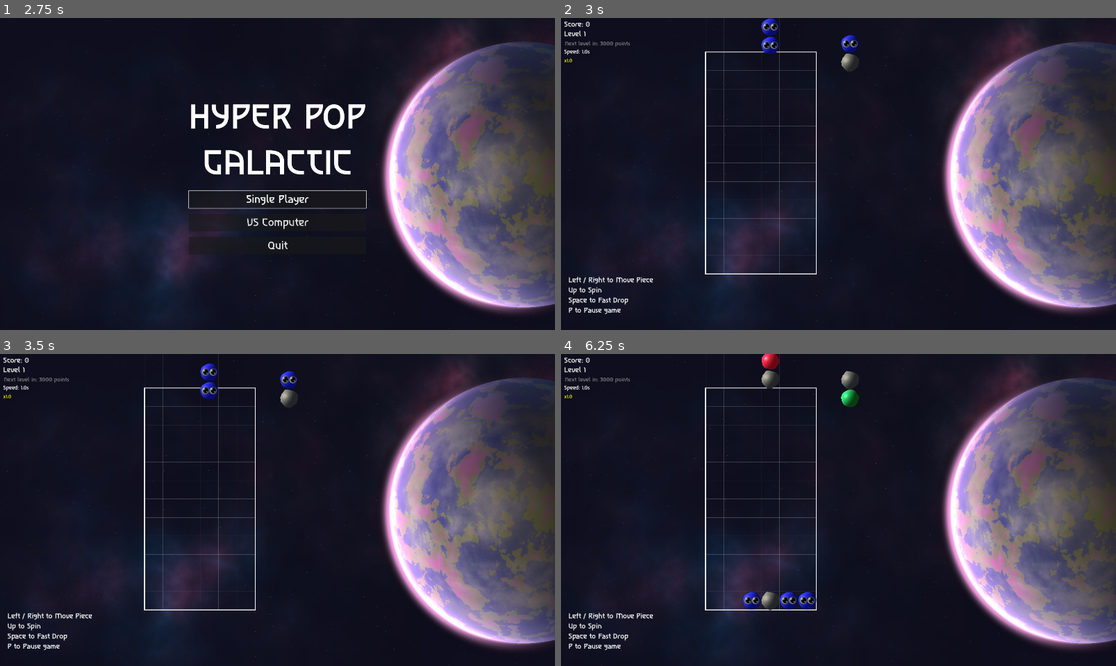
Above: before the commit, frames 1-4 (two rows, left to right).
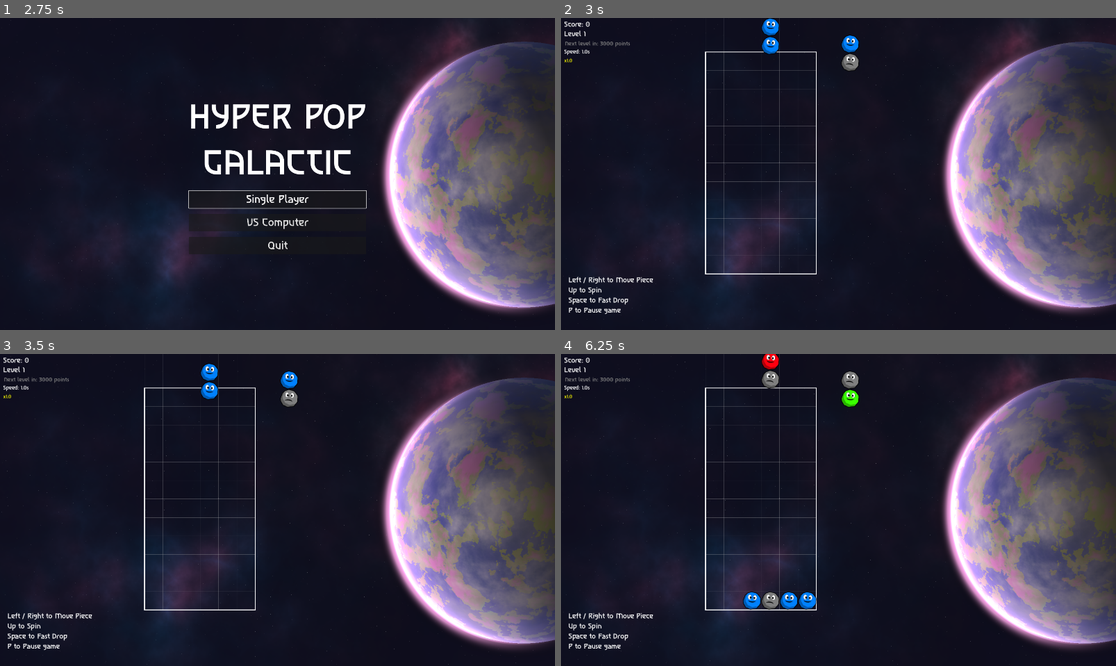
Above: after the commit, the same moments.

Repository: csmallfield/PuyoPuyo
Game: Godot game, scene res://scenes/MainMenu.tscn
Two runs of this game, one before a commit and one after it. Both use one fixed random seed, a clock stepped at 60 frames per second and the inputs below. The engine's default icon, where the game draws it, is replaced by a stand-in: a white triangle on a blue panel in a dark square.
Inputs (mouse positions are in pixels of both pictures, inside the frame that each line leads up to):
- Up to frame 1 (2.75 s): click "Single Player" at 0.5 s; click "Single Player" at 1.25 s; click "VS Computer" at 2 s
- Up to frame 2 (3 s): tap Enter at 2.75 s; move the mouse to (960, 158) at 2.77 s; hold Right (move_right) from 2.78 s (still down); hold Space (fast_drop) from 2.78 s (still down)
- Up to frame 3 (3.5 s): keep holding Right (move_right); keep holding Space (fast_drop)
- Up to frame 4 (6.25 s): move the mouse to (727, 525) at 3.52 s; release Right (move_right) at 3.53 s; release Space (fast_drop) at 3.53 s; hold Down (move_down) 3.53-4.28 s; tap Up (rotate_piece) at 3.6, 5.1 s; move the mouse to (894, 441) at 4.27 s; hold Space (fast_drop) 4.28-5.03 s; hold Right (move_right) 4.28-5.78 s; move the mouse to (810, 572) at 5.02 s; move the mouse to (1005, 556) at 5.77 s; hold Left (move_left) from 5.78 s (still down); hold Space (fast_drop) from 5.78 s (still down)

Frame 1 is identical in both runs. In frame 2, 0.6% of the frame differs, in the area x 36-54%, y 0-18%; in frame 3, 0.6%; in frame 4, 1.1%, in the area x 32-54%, y 0-83%.

Commit message:
revereted back to sprite image
but now it's much easier to change the pieces out, since the game looks for rects in the graphic library instead of calling the sprites directly. It will be easier to track variations as I try them.

Diff:
--- a/puyopuyo_prototype/scenes/graphic_library.tscn
+++ b/puyopuyo_prototype/scenes/graphic_library.tscn
@@ -1,8 +1,49 @@
-[gd_scene load_steps=15 format=3 uid="uid://dqkcnp2smy7kp"]
+[gd_scene load_steps=26 format=3 uid="uid://dqkcnp2smy7kp"]
 
 [ext_resource type="Shader" uid="uid://cofhbcycs1t11" path="res://shaders/planetShader.gdshader" id="1_8l5ly"]
 [ext_resource type="Shader" uid="uid://dtvtdd0ebflhg" path="res://shaders/pieceShader01.gdshader" id="1_x5ims"]
+[ext_resource type="Texture2D" uid="uid://dtpgx1qyfvl7s" path="res://assets/blue_piece.png" id="2_sclns"]
 [ext_resource type="Shader" uid="uid://bxbh7bl7wt45y" path="res://shaders/pieceShader02.gdshader" id="3_5ajse"]
+[ext_resource type="Texture2D" uid="uid://ban3xlpi54ru8" path="res://assets/red_piece.png" id="3_mto40"]
+[ext_resource type="Texture2D" uid="uid://cvmsro5s2ltdj" path="res://assets/bomb_piece.png" id="4_67man"]
+[ext_resource type="Texture2D" uid="uid://dd0ltpye6aoa5" path="res://assets/green_piece.png" id="4_juxpd"]
+[ext_resource type="Texture2D" uid="uid://du0kapn1xw6ow" path="res://assets/yellow_piece.png" id="5_ieo15"]
+[ext_resource type="Texture2D" uid="uid://ivqpumxmfkdo" path="res://assets/time_bomb.png" id="5_my3gu"]
+[ext_resource type="Texture2D" uid="uid://dlu780wn25fxw" path="res://assets/area_bomb.png" id="6_bfdle"]
+[ext_resource type="Texture2D" uid="uid://ddvlmifnojyvp" path="res://assets/bubble_piece.png" id="6_itr2v"]
+[ext_resource type="Texture2D" uid="uid://cxe1pqssje77i" path="res://assets/cross_bomb.png" id="7_sfkl4"]
+[ext_resource type="Texture2D" uid="uid://ewnq5c0d3rut" path="res://assets/line_bomb_horizontal.png" id="8_5woyl"]
+[ext_resource type="Texture2D" uid="uid://bwvsi6ssk8b1d" path="res://assets/line_bomb_vertical.png" id="9_u8hsc"]
+
+[sub_resource type="ShaderMaterial" id="ShaderMaterial_5woyl"]
+shader = ExtResource("1_x5ims")
+shader_parameter/orb_radius = 0.477
+shader_parameter/edge_softness = 0.015
+shader_parameter/shape_noise_scale = 3.369
+shader_parameter/shape_noise_strength = 0.0
+shader_parameter/shape_noise_octaves = 2.591
+shader_parameter/shape_seed = 358.94
+shader_parameter/sphere_strength = -2.944
+shader_parameter/surface_scale = 7.467
+shader_parameter/surface_strength = 0.335
+shader_parameter/surface_octaves = 3.945
+shader_parameter/surface_seed = 199.503
+shader_parameter/base_color = Color(0.16064, 0.16624, 0.174766, 1)
+shader_parameter/dark_color = Color(0.0728376, 0.0775553, 0.0823089, 1)
+shader_parameter/color_variation = 0.129
+shader_parameter/light_direction = Vector2(-1.165, -0.675)
+shader_parameter/light_intensity = 1.148
+shader_parameter/light_color = Color(1, 0.95, 0.8, 1)
+shader_parameter/ambient_light = 0.388
+shader_parameter/ambient_color = Color(1, 1, 1, 1)
+shader_parameter/shadow_tint = Color(0.5, 0.6, 0.8, 1)
+shader_parameter/shadow_tint_strength = 0.091
+shader_parameter/rim_light_intensity = 0.382
+shader_parameter/rim_light_color = Color(0.8, 0.9, 1, 1)
+shader_parameter/rim_light_falloff = 0.598
+shader_parameter/rim_light_width = 0.579
+shader_parameter/specular_intensity = 0.55
+shader_parameter/specular_shininess = 22.284
 
 [sub_resource type="ShaderMaterial" id="ShaderMaterial_befa0"]
 shader = ExtResource("1_8l5ly")
@@ -484,66 +525,6 @@
 shader_parameter/specular_intensity = 0.562
 shader_parameter/specular_shininess = 41.022
 
-[sub_resource type="ShaderMaterial" id="ShaderMaterial_sfkl4"]
-shader = ExtResource("1_x5ims")
-shader_parameter/orb_radius = 0.477
-shader_parameter/edge_softness = 0.015
-shader_parameter/shape_noise_scale = 3.369
-shader_parameter/shape_noise_strength = 0.275
-shader_parameter/shape_noise_octaves = 3.137
-shader_parameter/shape_seed = 358.94
-shader_parameter/sphere_strength = -2.944
-shader_parameter/surface_scale = 7.467
-shader_parameter/surface_strength = 0.335
-shader_parameter/surface_octaves = 3.945
-shader_parameter/surface_seed = 199.503
-shader_parameter/base_color = Color(0.419956, 0.43085, 0.447437, 1)
-shader_parameter/dark_color = Color(0.113342, 0.119524, 0.125754, 1)
-shader_parameter/color_variation = 0.129
-shader_parameter/light_direction = Vector2(-1.165, -0.675)
-shader_parameter/light_intensity = 1.148
-shader_parameter/light_color = Color(1, 0.95, 0.8, 1)
-shader_parameter/ambient_light = 0.388
-shader_parameter/ambient_color = Color(1, 1, 1, 1)
-shader_parameter/shadow_tint = Color(0.5, 0.6, 0.8, 1)
-shader_parameter/shadow_tint_strength = 0.091
-shader_parameter/rim_light_intensity = 0.191
-shader_parameter/rim_light_color = Color(0.8, 0.9, 1, 1)
-shader_parameter/rim_light_falloff = 0.598
-shader_parameter/rim_light_width = 0.579
-shader_parameter/specular_intensity = 0.233
-shader_parameter/specular_shininess = 12.568
-
-[sub_resource type="ShaderMaterial" id="ShaderMaterial_5woyl"]
-shader = ExtResource("1_x5ims")
-shader_parameter/orb_radius = 0.477
-shader_parameter/edge_softness = 0.015
-shader_parameter/shape_noise_scale = 3.369
-shader_parameter/shape_noise_strength = 0.0
-shader_parameter/shape_noise_octaves = 2.591
-shader_parameter/shape_seed = 358.94
-shader_parameter/sphere_strength = -2.944
-shader_parameter/surface_scale = 7.467
-shader_parameter/surface_strength = 0.335
-shader_parameter/surface_octaves = 3.945
-shader_parameter/surface_seed = 199.503
-shader_parameter/base_color = Color(0.16064, 0.16624, 0.174766, 1)
-shader_parameter/dark_color = Color(0.0728376, 0.0775553, 0.0823089, 1)
-shader_parameter/color_variation = 0.129
-shader_parameter/light_direction = Vector2(-1.165, -0.675)
-shader_parameter/light_intensity = 1.148
-shader_parameter/light_color = Color(1, 0.95, 0.8, 1)
-shader_parameter/ambient_light = 0.388
-shader_parameter/ambient_color = Color(1, 1, 1, 1)
-shader_parameter/shadow_tint = Color(0.5, 0.6, 0.8, 1)
-shader_parameter/shadow_tint_strength = 0.091
-shader_parameter/rim_light_intensity = 0.382
-shader_parameter/rim_light_color = Color(0.8, 0.9, 1, 1)
-shader_parameter/rim_light_falloff = 0.598
-shader_parameter/rim_light_width = 0.579
-shader_parameter/specular_intensity = 0.55
-shader_parameter/specular_shininess = 22.284
-
 [sub_resource type="ShaderMaterial" id="ShaderMaterial_x5ims"]
 shader = ExtResource("1_x5ims")
 shader_parameter/orb_radius = 0.477
@@ -664,81 +645,188 @@
 shader_parameter/specular_intensity = 0.562
 shader_parameter/specular_shininess = 41.022
 
+[sub_resource type="ShaderMaterial" id="ShaderMaterial_sfkl4"]
+shader = ExtResource("1_x5ims")
+shader_parameter/orb_radius = 0.477
+shader_parameter/edge_softness = 0.015
+shader_parameter/shape_noise_scale = 3.369
+shader_parameter/shape_noise_strength = 0.275
+shader_parameter/shape_noise_octaves = 3.137
+shader_parameter/shape_seed = 358.94
+shader_parameter/sphere_strength = -2.944
+shader_parameter/surface_scale = 7.467
+shader_parameter/surface_strength = 0.335
+shader_parameter/surface_octaves = 3.945
+shader_parameter/surface_seed = 199.503
+shader_parameter/base_color = Color(0.419956, 0.43085, 0.447437, 1)
+shader_parameter/dark_color = Color(0.113342, 0.119524, 0.125754, 1)
+shader_parameter/color_variation = 0.129
+shader_parameter/light_direction = Vector2(-1.165, -0.675)
+shader_parameter/light_intensity = 1.148
+shader_parameter/light_color = Color(1, 0.95, 0.8, 1)
+shader_parameter/ambient_light = 0.388
+shader_parameter/ambient_color = Color(1, 1, 1, 1)
+shader_parameter/shadow_tint = Color(0.5, 0.6, 0.8, 1)
+shader_parameter/shadow_tint_strength = 0.091
+shader_parameter/rim_light_intensity = 0.191
+shader_parameter/rim_light_color = Color(0.8, 0.9, 1, 1)
+shader_parameter/rim_light_falloff = 0.598
+shader_parameter/rim_light_width = 0.579
+shader_parameter/specular_intensity = 0.233
+shader_parameter/specular_shininess = 12.568
+
 [node name="GraphicLibrary" type="Node2D"]
 
-[node name="time_bomb" type="ColorRect" parent="."]
-material = SubResource("ShaderMaterial_befa0")
-offset_left = 77.0
-offset_top = 74.0
-offset_right = 141.0
-offset_bottom = 138.0
-
-[node name="area_bomb" type="ColorRect" parent="."]
-material = SubResource("ShaderMaterial_btut5")
-offset_left = 77.0
-offset_top = 152.0
-offset_right = 141.0
-offset_bottom = 216.0
-
-[node name="cross_bomb" type="ColorRect" parent="."]
-material = SubResource("ShaderMaterial_c8xhm")
-offset_left = 77.0
-offset_top = 224.0
-offset_right = 141.0
-offset_bottom = 288.0
-
-[node name="line_bomb_horizontal" type="ColorRect" parent="."]
-material = SubResource("ShaderMaterial_my3gu")
-offset_left = 77.0
-offset_top = 302.0
-offset_right = 141.0
-offset_bottom = 366.0
-
-[node name="line_bomb_vertical" type="ColorRect" parent="."]
-material = SubResource("ShaderMaterial_bfdle")
-offset_left = 77.0
-offset_top = 380.0
-offset_right = 141.0
-offset_bottom = 444.0
-
-[node name="red_piece" type="ColorRect" parent="."]
-material = SubResource("ShaderMaterial_7lhju")
-offset_left = -127.0
-offset_top = 4.0
-offset_right = -63.0
-offset_bottom = 68.0
-
-[node name="bubble_piece" type="ColorRect" parent="."]
-material = SubResource("ShaderMaterial_sfkl4")
-offset_left = -68.0
-offset_top = 146.0
-offset_right = -4.0
-offset_bottom = 210.0
-
-[node name="bomb_piece" type="ColorRect" parent="."]
+[node name="bomb_piece" type="TextureRect" parent="."]
+offset_right = 64.0
+offset_bottom = 64.0
+texture = ExtResource("4_67man")
+
+[node name="blue_piece" type="TextureRect" parent="."]
+offset_left = -372.0
+offset_top = 9.0
+offset_right = -308.0
+offset_bottom = 73.0
+texture = ExtResource("2_sclns")
+
+[node name="red_piece" type="TextureRect" parent="."]
+offset_left = -288.0
+offset_top = 11.0
+offset_right = -224.0
+offset_bottom = 75.0
+texture = ExtResource("3_mto40")
+
+[node name="green_piece" type="TextureRect" parent="."]
+offset_left = -205.0
+offset_top = 10.0
+offset_right = -141.0
+offset_bottom = 74.0
+texture = ExtResource("4_juxpd")
+
+[node name="yellow_piece" type="TextureRect" parent="."]
+offset_left = -119.0
+offset_top = 9.0
+offset_right = -55.0
+offset_bottom = 73.0
+texture = ExtResource("5_ieo15")
+
+[node name="bubble_piece" type="TextureRect" parent="."]
+offset_left = -371.0
+offset_top = 96.0
+offset_right = -307.0
+offset_bottom = 160.0
+texture = ExtResource("6_itr2v")
+
+[node name="time_bomb" type="TextureRect" parent="."]
+offset_left = 80.0
+offset_top = 1.0
+offset_right = 144.0
+offset_bottom = 65.0
+texture = ExtResource("5_my3gu")
+
+[node name="area_bomb" type="TextureRect" parent="."]
+offset_left = 164.0
+offset_top = 1.0
+offset_right = 228.0
+offset_bottom = 65.0
+texture = ExtResource("6_bfdle")
+
+[node name="cross_bomb" type="TextureRect" parent="."]
+offset_left = 404.0
+offset_top = 2.0
+offset_right = 468.0
+offset_bottom = 66.0
+texture = ExtResource("7_sfkl4")
+
+[node name="line_bomb_horizontal" type="TextureRect" parent="."]
+offset_left = 322.0
+offset_top = 2.0
+offset_right = 386.0
+offset_bottom = 66.0
+texture = ExtResource("8_5woyl")
+
+[node name="line_bomb_vertical" type="TextureRect" parent="."]
+offset_left = 246.0
+offset_top = 1.0
+offset_right = 310.0
+offset_bottom = 65.0
+texture = ExtResource("9_u8hsc")
+
+[node name="procedural_attempts" type="Node" parent="."]
+
+[node name="bomb_piece_old" type="ColorRect" parent="procedural_attempts"]
 material = SubResource("ShaderMaterial_5woyl")
 offset_left = -71.0
 offset_top = 233.0
 offset_right = -7.0
 offset_bottom = 297.0
 
-[node name="green_piece" type="ColorRect" parent="."]
+[node name="time_bomb_old" type="ColorRect" parent="procedural_attempts"]
+material = SubResource("ShaderMaterial_befa0")
+offset_left = 225.0
+offset_top = 122.0
+offset_right = 289.0
+offset_bottom = 186.0
+
+[node name="area_bomb_old" type="ColorRect" parent="procedural_attempts"]
+material = SubResource("ShaderMaterial_btut5")
+offset_left = 422.0
+offset_top = 204.0
+offset_right = 486.0
+offset_bottom = 268.0
+
+[node name="cross_bomb_old" type="ColorRect" parent="procedural_attempts"]
+material = SubResource("ShaderMaterial_c8xhm")
+offset_left = 269.0
+offset_top = 227.0
+offset_right = 333.0
+offset_bottom = 291.0
+
+[node name="line_bomb_horizontal_old" type="ColorRect" parent="procedural_attempts"]
+material = SubResource("ShaderMaterial_my3gu")
+offset_left = 357.0
+offset_top = 290.0
+offset_right = 421.0
+offset_bottom = 354.0
+
+[node name="line_bomb_vertical_old" type="ColorRect" parent="procedural_attempts"]
+material = SubResource("ShaderMaterial_bfdle")
+offset_left = 312.0
+offset_top = 351.0
+offset_right = 376.0
+offset_bottom = 415.0
+
+[node name="red_piece_old" type="ColorRect" parent="procedural_attempts"]
+material = SubResource("ShaderMaterial_7lhju")
+offset_left = -138.0
+offset_top = 366.0
+offset_right = -74.0
+offset_bottom = 430.0
+
+[node name="green_piece_old" type="ColorRect" parent="procedural_attempts"]
 material = SubResource("ShaderMaterial_x5ims")
-offset_left = -210.0
-offset_top = 67.0
-offset_right = -146.0
-offset_bottom = 131.0
-
-[node name="blue_piece" type="ColorRect" parent="."]
+offset_left = -351.0
+offset_top = 366.0
+offset_right = -287.0
+offset_bottom = 430.0
+
+[node name="blue_piece_old" type="ColorRect" parent="procedural_attempts"]
 material = SubResource("ShaderMaterial_5ajse")
-offset_left = -210.0
-offset_top = 142.0
-offset_right = -146.0
-offset_bottom = 206.0
-
-[node name="yellow_piece" type="ColorRect" parent="."]
+offset_left = -240.0
+offset_top = 363.0
+offset_right = -176.0
+offset_bottom = 427.0
+
+[node name="yellow_piece_old" type="ColorRect" parent="procedural_attempts"]
 material = SubResource("ShaderMaterial_67man")
-offset_left = -207.0
-offset_top = 221.0
-offset_right = -143.0
-offset_bottom = 285.0
+offset_left = -51.0
+offset_top = 373.0
+offset_right = 13.0
+offset_bottom = 437.0
+
+[node name="bubble_piece_old" type="ColorRect" parent="procedural_attempts"]
+material = SubResource("ShaderMaterial_sfkl4")
+offset_left = -156.0
+offset_top = 233.0
+offset_right = -92.0
+offset_bottom = 297.0
